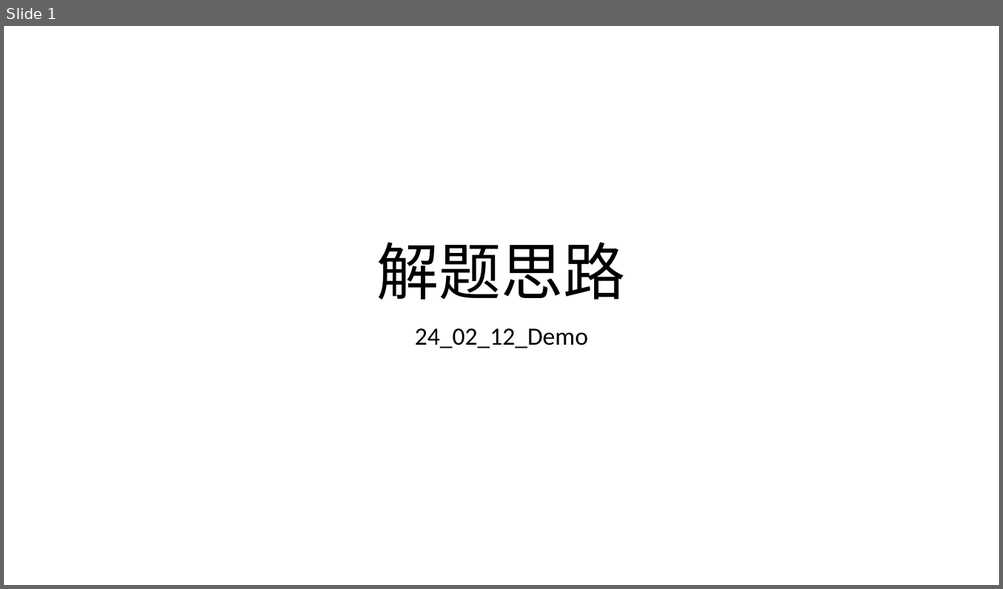
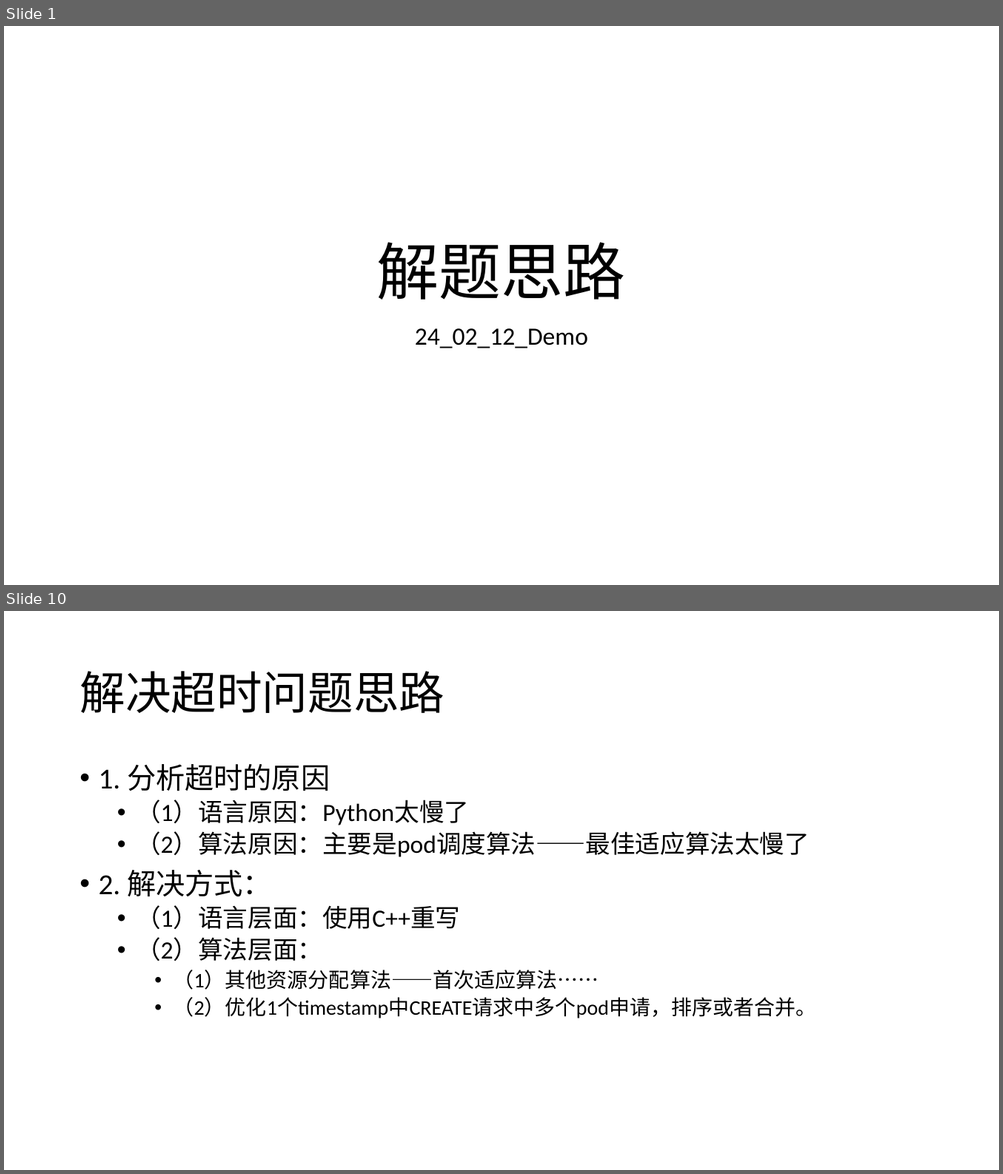
Before and after one commit to HuangDDU/hzy_algorithm, a slide deck: huawei/4_ESC/日志记录.pptx. Shown one above the other, each under a label of ours: slide 1 before the commit, slides 1 and 10 after it; the slides between them are not shown. The pictures are 1003x589 and 1003x1174 pixels, drawn with LibreOffice and Linux fonts; fonts in the diff are those of the drawing. Boxes give left, top, right and bottom in pixels: in the first picture for what was removed or moved away, otherwise in the second. Text is boxed around its words. In the diff, an @@ line names an element or a change of style, - is before the commit and + after.

```diff
--- a/huawei/4_ESC/日志记录.pptx
+++ b/huawei/4_ESC/日志记录.pptx
@@ slide 10 added at [4, 611, 999, 1170], background #FFFFFF @@
@@ title added at [79, 671, 444, 713], 44 pt, text #000000 @@
+解决超时问题思路
@@ text added at [99, 764, 816, 1019], 24 pt, text #000000 @@
+• 1. 分析超时的原因
+  • （1）语言原因：Python太慢了
+  • （2）算法原因：主要是pod调度算法——最佳适应算法太慢了
+• 2. 解决方式：
+  • （1）语言层面：使用C++重写
+  • （2）算法层面：
+    • （1）其他资源分配算法——首次适应算法……
+    • （2）优化1个timestamp中CREATE请求中多个pod申请，排序或者合并。
```
Also in this commit, not shown: 1 slide changed, 7 other slides added, 55 other files.
